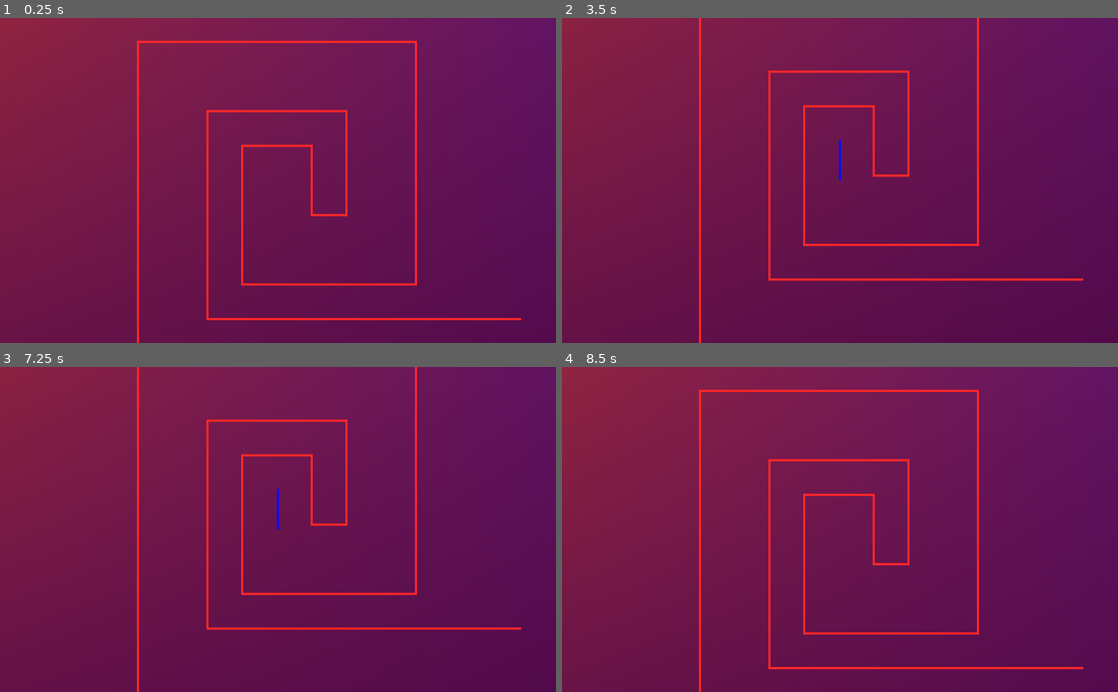
Above: before the commit, frames 1-4 (two rows, left to right).
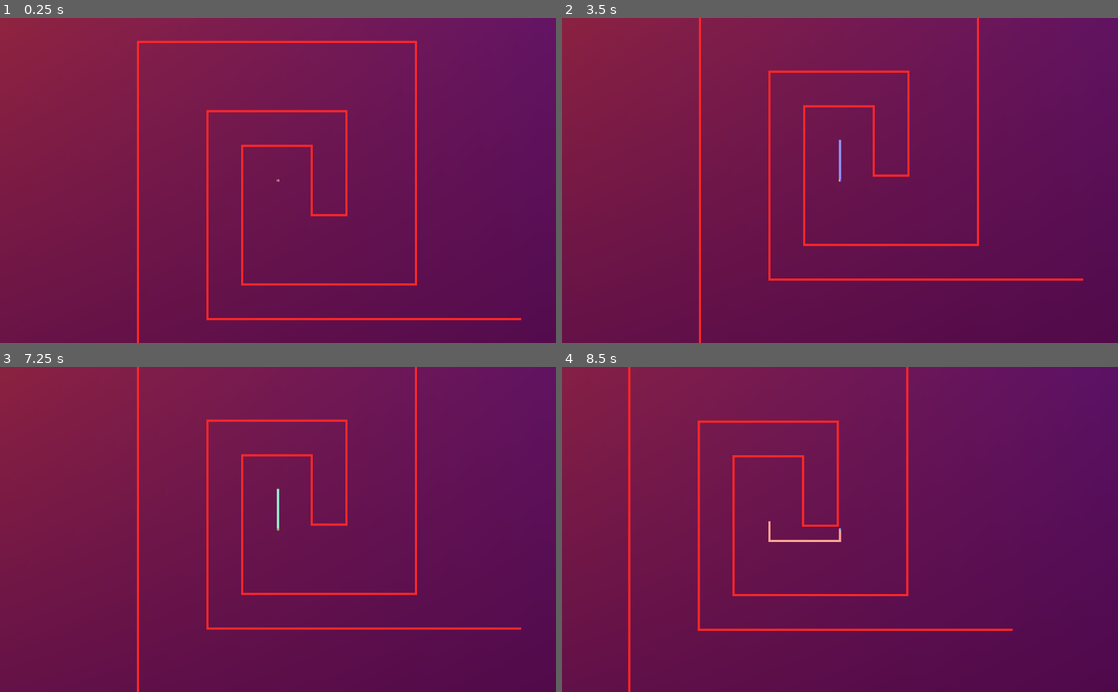
Above: after the commit, the same moments.

Repository: linkwin/Splat
Game: Godot game, scene res://Core/Levels/LevelScenes/Level5.tscn
Same seed, same stepped clock (60 frames per second), same inputs: the game is played once before the commit and once after it. Before the commit the project has no main scene; this scene is started directly in both runs.
Inputs (mouse positions are in pixels of both pictures, inside the frame that each line leads up to):
- Up to frame 1 (0.25 s): no input
- Up to frame 2 (3.5 s): tap Enter at 0.5 s; move the mouse to (962, 164) at 0.52 s; hold Right (gravity_right) 0.53-1.28 s; tap Space (space) every 0.75 s from 0.6 to 2.85 s; move the mouse to (728, 196) at 1.27 s; hold Down (gravity_down) 1.28-2.03 s; move the mouse to (895, 109) at 2.02 s; hold Right (gravity_right) 2.03-2.78 s; move the mouse to (812, 245) at 2.77 s; hold Up (gravity_up) from 2.78 s (still down)
- Up to frame 3 (7.25 s): move the mouse to (444, 578) at 3.52 s; release Up (gravity_up) at 3.53 s; hold Left (gravity_left) 3.53-5.03 s; tap Space (space) at 3.6, 4.25, 4.35, 5.1, 5.85, 6.6 s; move the mouse to (111, 480) at 4.27 s; tap Enter at 5 s; move the mouse to (305, 529) at 5.02 s; hold Down (gravity_down) 5.03-5.78 s; move the mouse to (194, 448) at 5.77 s; hold Right (gravity_right) 5.78-6.53 s; move the mouse to (400, 513) at 6.52 s; hold Up (gravity_up) from 6.53 s (still down)
- Up to frame 4 (8.5 s): move the mouse to (728, 545) at 7.27 s; release Up (gravity_up) at 7.28 s; hold Right (gravity_right) 7.28-8.03 s; tap Space (space) at 7.35, 8.1 s; move the mouse to (895, 458) at 8.02 s; hold Down (gravity_down) from 8.03 s (still down)

The runs differ from the first frame. In frame 1, less than 0.1% of the frame differs, in the area x 49-51%, y 49-51%; in frame 2, less than 0.1%; in frame 3, less than 0.1%; in frame 4, 5.0%, in the area x 11-94%, y 0-100%.

Commit message:
More visuals polish and UI

Diff:
--- a/Core/Levels/Common/level.gd
+++ b/Core/Levels/Common/level.gd
@@ -1,6 +1,8 @@
 extends Node2D
 
 signal level_completed
+
+var save = preload("res://Resource/default_save.tres")
 
 onready var level_start_time = OS.get_ticks_msec()
 var level_end_time
@@ -10,7 +12,7 @@
 	if "player" in body.name:
 		level_end_time = OS.get_ticks_msec()
 		body.gravity_dir = Vector2.ZERO
-		body.set_process(false)
+		body.set_process(false) #why not working?
 		var completion_time = (level_end_time - level_start_time) / 1000
 		var minutes = str(completion_time / 60)
 		var seconds = str(completion_time % 60)
@@ -23,7 +25,7 @@
 		$UI/LevelCompleteUI.show()
 
 func _on_QuitButton_pressed():
-	pass # Replace with function body.
+	get_tree().change_scene("res://Scenes/TitleScreen.tscn")
 
 func _on_ReplayButton_pressed():
 	get_tree().change_scene("res://Core/Levels/LevelScenes/" + name + ".tscn")
@@ -33,5 +35,7 @@
 	regex.compile("\\d+")
 	var level_num = regex.search(name)
 	print(level_num.get_string())
-	get_tree().change_scene("res://Core/Levels/LevelScenes/Level" + str((int(level_num.get_string()) + 1)) + ".tscn")
+	var next_level = "Level" + str((int(level_num.get_string()) + 1))
+	get_tree().change_scene("res://Core/Levels/LevelScenes/" + next_level + ".tscn")
 	emit_signal("level_completed")
+	save.level_complete(name, next_level)
--- a/Core/Levels/LevelScenes/Level5.tscn
+++ b/Core/Levels/LevelScenes/Level5.tscn
@@ -173,4 +173,4 @@
 [node name="FinishArea" parent="." index="1"]
 position = Vector2( 412, 305 )
 
-[editable path="CanvasLayer/LevelCompleteUI"]
+[editable path="UI/LevelCompleteUI"]
--- a/Core/Levels/LevelScenes/Level6.tscn
+++ b/Core/Levels/LevelScenes/Level6.tscn
@@ -177,4 +177,4 @@
 [node name="player1" parent="." index="2"]
 position = Vector2( 421, -20 )
 
-[editable path="CanvasLayer/LevelCompleteUI"]
+[editable path="UI/LevelCompleteUI"]
--- a/Core/Levels/LevelScenes/Level7.tscn
+++ b/Core/Levels/LevelScenes/Level7.tscn
@@ -178,4 +178,4 @@
 [node name="player1" parent="." index="2"]
 position = Vector2( -435, -120 )
 
-[editable path="CanvasLayer/LevelCompleteUI"]
+[editable path="UI/LevelCompleteUI"]
--- /dev/null
+++ b/GUI/LevelButton.tscn
@@ -0,0 +1,33 @@
+[gd_scene load_steps=7 format=2]
+
+[ext_resource path="res://Assets/Shaders/RainbowMAT.tres" type="Material" id=1]
+[ext_resource path="res://Assets/Shaders/RainbowSHADER.tres" type="Shader" id=2]
+[ext_resource path="res://Assets/Fonts/CubicCoreMono.ttf" type="DynamicFontData" id=3]
+
+[sub_resource type="ShaderMaterial" id=1]
+shader = ExtResource( 2 )
+shader_param/strength = 0.851
+shader_param/speed = 0.856
+shader_param/angle = 293.359
+
+[sub_resource type="DynamicFont" id=2]
+size = 34
+font_data = ExtResource( 3 )
+
+[sub_resource type="Theme" id=3]
+default_font = SubResource( 2 )
+
+[node name="LevelButton" type="TextureButton"]
+material = ExtResource( 1 )
+margin_right = 50.0
+margin_bottom = 25.0
+rect_min_size = Vector2( 50, 35 )
+
+[node name="LevelNumber" type="Label" parent="."]
+material = SubResource( 1 )
+margin_right = 50.0
+margin_bottom = 35.0
+rect_min_size = Vector2( 50, 25 )
+theme = SubResource( 3 )
+text = "1"
+align = 1
--- a/GUI/LevelCompleteUI.tscn
+++ b/GUI/LevelCompleteUI.tscn
@@ -1,6 +1,6 @@
 [gd_scene load_steps=6 format=2]
 
-[ext_resource path="res://Assets/Icons/White/1x/power.png" type="Texture" id=1]
+[ext_resource path="res://Assets/Icons/White/1x/home.png" type="Texture" id=1]
 [ext_resource path="res://Assets/Shaders/RainbowMAT.tres" type="Material" id=2]
 [ext_resource path="res://Assets/Icons/White/1x/return.png" type="Texture" id=3]
 [ext_resource path="res://Assets/Icons/White/1x/next.png" type="Texture" id=4]
--- /dev/null
+++ b/GUI/MenuButton.tscn
@@ -0,0 +1,76 @@
+[gd_scene load_steps=5 format=2]
+
+[ext_resource path="res://GUI/CubicCoreFont.tres" type="Theme" id=2]
+
+[sub_resource type="GDScript" id=3]
+script/source = "extends TextureButton
+
+
+
+
+func _on_MenuButton_mouse_entered():
+	$Label.material.set_shader_param(\"strength\", 1)
+
+
+func _on_MenuButton_mouse_exited():
+	$Label.material.set_shader_param(\"strength\", 0)
+"
+
+[sub_resource type="Shader" id=1]
+code = "// HSV to RBG from https://www.rapidtables.com/convert/color/hsv-to-rgb.html
+// Rotation matrix from https://en.wikipedia.org/wiki/Rotation_matrix
+
+shader_type canvas_item;
+
+const float PI = 3.1415926535;
+
+uniform float strength: hint_range(0., 1.) = 0.5;
+uniform float speed: hint_range(0., 10.) = 0.5;
+uniform float angle: hint_range(0., 360.) = 0.;
+
+void fragment() {
+	float hue = UV.x * cos(radians(angle)) - UV.y * sin(radians(angle));
+	hue = fract(hue + fract(TIME  * speed));
+	float x = 1. - abs(mod(hue / (1./ 6.), 2.) - 1.);
+	vec3 rainbow;
+	if(hue < 1./6.){
+		rainbow = vec3(1., x, 0.);
+	} else if (hue < 1./3.) {
+		rainbow = vec3(x, 1., 0);
+	} else if (hue < 0.5) {
+		rainbow = vec3(0, 1., x);
+	} else if (hue < 2./3.) {
+		rainbow = vec3(0., x, 1.);
+	} else if (hue < 5./6.) {
+		rainbow = vec3(x, 0., 1.);
+	} else {
+		rainbow = vec3(1., 0., x);
+	}
+	vec4 color = texture(TEXTURE, UV);
+	COLOR = mix(color, vec4(rainbow, color.a), strength);
+}"
+
+[sub_resource type="ShaderMaterial" id=2]
+resource_local_to_scene = true
+shader = SubResource( 1 )
+shader_param/strength = 0.0
+shader_param/speed = 0.474
+shader_param/angle = 90.0
+
+[node name="MenuButton" type="TextureButton"]
+margin_right = 328.0
+margin_bottom = 50.0
+rect_min_size = Vector2( 300, 50 )
+script = SubResource( 3 )
+
+[node name="Label" type="Label" parent="."]
+material = SubResource( 2 )
+margin_right = 333.0
+margin_bottom = 58.0
+rect_min_size = Vector2( 150, 50 )
+theme = ExtResource( 2 )
+text = "Continue"
+valign = 1
+
+[connection signal="mouse_entered" from="." to="." method="_on_MenuButton_mouse_entered"]
+[connection signal="mouse_exited" from="." to="." method="_on_MenuButton_mouse_exited"]
--- /dev/null
+++ b/GUI/generate_level_select.gd
@@ -0,0 +1,12 @@
+extends GridContainer
+
+var level_button_scene = preload("res://GUI/LevelButton.tscn")
+
+func _ready():
+	var levels = FuncLib.get_files_in_dir("res://Core/Levels/LevelScenes/")
+	var i = 1
+	for level in levels:
+		var level_button = level_button_scene.instance()
+		level_button.get_node("LevelNumber").text = str(i)
+		add_child(level_button)
+		i += 1
--- /dev/null
+++ b/GUI/menu_button.gd
@@ -0,0 +1,11 @@
+extends TextureButton
+
+
+
+
+func _on_MenuButton_mouse_entered():
+	$Label.material.set_shader_param("strength", 1)
+
+
+func _on_MenuButton_mouse_exited():
+	$Label.material.set_shader_param("strength", 0)
--- /dev/null
+++ b/GUI/title_screen.gd
@@ -0,0 +1,19 @@
+extends Node2D
+
+export(Resource) var save = preload("res://Resource/default_save.tres")
+
+func _on_NewGame_pressed():
+	save.wipe_save()
+	get_tree().change_scene("res://Core/Levels/LevelScenes/Level1.tscn")
+
+func _on_Continue_pressed():
+	get_tree().change_scene("res://Core/Levels/LevelScenes/" + save.last_level + ".tscn")
+
+func _on_LevelSelect_pressed():
+	$UI/LevelSelect.visible = not $UI/LevelSelect.visible
+
+func _on_Quit_pressed():
+	get_tree().quit()
+
+func _on_UnlockAll_pressed():
+	save.unlock_all_levels()
--- /dev/null
+++ b/Resource/default_save.tres
@@ -0,0 +1,8 @@
+[gd_resource type="Resource" load_steps=2 format=2]
+
+[ext_resource path="res://Resource/save_game.gd" type="Script" id=1]
+
+[resource]
+script = ExtResource( 1 )
+levels_completed = [  ]
+last_level = "Level1"
--- /dev/null
+++ b/Resource/save_game.gd
@@ -0,0 +1,22 @@
+extends Resource
+class_name SaveGame
+
+export var levels_completed = []
+
+export var last_level = "Level1"
+
+func wipe_save():
+	levels_completed = []
+	last_level = "Level1"
+	ResourceSaver.save("res://Resource/default_save.tres", self)
+
+func unlock_all_levels():
+	var levels = FuncLib.get_files_in_dir("res://Core/Levels/LevelScenes/")
+	for level in levels:
+		levels_completed.append(level.split(".")[0])
+	ResourceSaver.save("res://Resource/default_save.tres", self)
+
+func level_complete(level, next_level):
+	last_level = next_level
+	levels_completed.append(level)
+	ResourceSaver.save("res://Resource/default_save.tres", self)
--- a/Scenes/Player.tscn
+++ b/Scenes/Player.tscn
@@ -1,9 +1,52 @@
-[gd_scene load_steps=4 format=2]
+[gd_scene load_steps=8 format=2]
 
 [ext_resource path="res://Scenes/player.gd" type="Script" id=1]
 [ext_resource path="res://Scripts/trail.gd" type="Script" id=2]
+[ext_resource path="res://Assets/Shaders/RainbowMAT.tres" type="Material" id=3]
+[ext_resource path="res://Assets/player_dot.png" type="Texture" id=4]
 
-[sub_resource type="CircleShape2D" id=1]
+[sub_resource type="RectangleShape2D" id=1]
+extents = Vector2( 2, 2 )
+
+[sub_resource type="Shader" id=2]
+code = "// HSV to RBG from https://www.rapidtables.com/convert/color/hsv-to-rgb.html
+// Rotation matrix from https://en.wikipedia.org/wiki/Rotation_matrix
+
+shader_type canvas_item;
+
+const float PI = 3.1415926535;
+
+uniform float strength: hint_range(0., 1.) = 0.5;
+uniform float speed: hint_range(0., 10.) = 0.5;
+uniform float angle: hint_range(0., 360.) = 0.;
+
+void fragment() {
+	float hue = UV.x * cos(radians(angle)) - UV.y * sin(radians(angle));
+	hue = fract(hue + fract(TIME  * speed));
+	float x = 1. - abs(mod(hue / (1./ 6.), 2.) - 1.);
+	vec3 rainbow;
+	if(hue < 1./6.){
+		rainbow = vec3(1., x, 0.);
+	} else if (hue < 1./3.) {
+		rainbow = vec3(x, 1., 0);
+	} else if (hue < 0.5) {
+		rainbow = vec3(0, 1., x);
+	} else if (hue < 2./3.) {
+		rainbow = vec3(0., x, 1.);
+	} else if (hue < 5./6.) {
+		rainbow = vec3(x, 0., 1.);
+	} else {
+		rainbow = vec3(1., 0., x);
+	}
+	vec4 color = texture(TEXTURE, UV);
+	COLOR = mix(color, vec4(rainbow, color.a), strength);
+}"
+
+[sub_resource type="ShaderMaterial" id=3]
+shader = SubResource( 2 )
+shader_param/strength = 0.674
+shader_param/speed = 1.166
+shader_param/angle = 0.0
 
 [node name="player1" type="KinematicBody2D"]
 position = Vector2( -137, -25 )
@@ -22,7 +65,12 @@
 
 [node name="Line2D" type="Line2D" parent="."]
 show_behind_parent = true
+material = ExtResource( 3 )
 width = 4.0
 default_color = Color( 0.0313726, 0.0470588, 0.976471, 1 )
 script = ExtResource( 2 )
 length = 80
+
+[node name="PlayerDot" type="Sprite" parent="."]
+material = SubResource( 3 )
+texture = ExtResource( 4 )
--- /dev/null
+++ b/Scenes/TitleScreen.tscn
@@ -0,0 +1,140 @@
+[gd_scene load_steps=11 format=2]
+
+[ext_resource path="res://Assets/Background.png" type="Texture" id=1]
+[ext_resource path="res://GUI/generate_level_select.gd" type="Script" id=2]
+[ext_resource path="res://GUI/MenuButton.tscn" type="PackedScene" id=3]
+[ext_resource path="res://GUI/title_screen.gd" type="Script" id=4]
+[ext_resource path="res://Assets/Shaders/RainbowMAT.tres" type="Material" id=5]
+[ext_resource path="res://Assets/Fonts/CubicCoreMono.ttf" type="DynamicFontData" id=6]
+
+[sub_resource type="DynamicFont" id=5]
+size = 179
+font_data = ExtResource( 6 )
+
+[sub_resource type="Theme" id=6]
+default_font = SubResource( 5 )
+
+[sub_resource type="Shader" id=3]
+code = "shader_type canvas_item;
+
+uniform vec4 topleft:hint_color;
+uniform vec4 topright:hint_color;
+uniform vec4 bottomleft:hint_color;
+uniform vec4 bottomright:hint_color;
+
+void fragment() {
+	vec2 uv_corner = vec3(UV, 0.0).xy;
+	vec4 top = mix(topleft, topright, uv_corner.x);
+	vec4 bottom = mix(bottomleft, bottomright, uv_corner.x);
+	COLOR =  mix(top, bottom, uv_corner.y);
+}"
+
+[sub_resource type="ShaderMaterial" id=4]
+shader = SubResource( 3 )
+shader_param/topleft = Color( 0.721569, 0.2, 0.2, 1 )
+shader_param/topright = Color( 0.121569, 0.00784314, 0.756863, 1 )
+shader_param/bottomleft = Color( 0.290196, 0.027451, 0.305882, 1 )
+shader_param/bottomright = Color( 0.262745, 0, 0.14902, 1 )
+
+[node name="Title" type="Node2D"]
+script = ExtResource( 4 )
+
+[node name="UI" type="CanvasLayer" parent="."]
+
+[node name="Label" type="Label" parent="UI"]
+material = ExtResource( 5 )
+anchor_left = 0.5
+anchor_right = 0.5
+margin_left = -310.5
+margin_right = 310.5
+margin_bottom = 180.0
+theme = SubResource( 6 )
+text = "Immazable"
+align = 1
+valign = 2
+
+[node name="TitleScreen" type="Control" parent="UI"]
+anchor_top = 0.5
+anchor_bottom = 0.5
+margin_top = -29.0
+margin_right = 404.0
+margin_bottom = 166.0
+
+[node name="VBoxContainer" type="VBoxContainer" parent="UI/TitleScreen"]
+margin_left = 69.0
+margin_top = -35.0
+margin_right = 177.0
+margin_bottom = 278.0
+
+[node name="NewGame" parent="UI/TitleScreen/VBoxContainer" instance=ExtResource( 3 )]
+margin_right = 300.0
+
+[node name="Label" parent="UI/TitleScreen/VBoxContainer/NewGame" index="0"]
+text = "New Game"
+
+[node name="Continue" parent="UI/TitleScreen/VBoxContainer" instance=ExtResource( 3 )]
+margin_top = 54.0
+margin_right = 300.0
+margin_bottom = 104.0
+
+[node name="LevelSelect" parent="UI/TitleScreen/VBoxContainer" instance=ExtResource( 3 )]
+margin_top = 108.0
+margin_right = 300.0
+margin_bottom = 158.0
+
+[node name="Label" parent="UI/TitleScreen/VBoxContainer/LevelSelect" index="0"]
+text = "Level Select"
+
+[node name="Quit" parent="UI/TitleScreen/VBoxContainer" instance=ExtResource( 3 )]
+margin_top = 162.0
+margin_right = 300.0
+margin_bottom = 212.0
+
+[node name="Label" parent="UI/TitleScreen/VBoxContainer/Quit" index="0"]
+text = "Quit"
+
+[node name="UnlockAll" parent="UI/TitleScreen/VBoxContainer" instance=ExtResource( 3 )]
+margin_top = 216.0
+margin_right = 300.0
+margin_bottom = 266.0
+
+[node name="Label" parent="UI/TitleScreen/VBoxContainer/UnlockAll" index="0"]
+text = "Unlock All Levels"
+
+[node name="LevelSelect" type="Control" parent="UI"]
+anchor_left = 1.0
+anchor_top = 1.0
+anchor_right = 1.0
+anchor_bottom = 1.0
+margin_left = -623.0
+margin_top = -416.0
+rect_min_size = Vector2( 600, 400 )
+
+[node name="GridContainer" type="GridContainer" parent="UI/LevelSelect"]
+anchor_left = 1.0
+anchor_top = 1.0
+anchor_right = 1.0
+anchor_bottom = 1.0
+margin_left = -600.0
+margin_top = -400.0
+rect_min_size = Vector2( 600, 400 )
+columns = 10
+script = ExtResource( 2 )
+
+[node name="Background" type="Sprite" parent="."]
+material = SubResource( 4 )
+position = Vector2( 513, 300.5 )
+scale = Vector2( 1.90926, 1.14156 )
+z_index = -20
+texture = ExtResource( 1 )
+
+[connection signal="pressed" from="UI/TitleScreen/VBoxContainer/NewGame" to="." method="_on_NewGame_pressed"]
+[connection signal="pressed" from="UI/TitleScreen/VBoxContainer/Continue" to="." method="_on_Continue_pressed"]
+[connection signal="pressed" from="UI/TitleScreen/VBoxContainer/LevelSelect" to="." method="_on_LevelSelect_pressed"]
+[connection signal="pressed" from="UI/TitleScreen/VBoxContainer/Quit" to="." method="_on_Quit_pressed"]
+[connection signal="pressed" from="UI/TitleScreen/VBoxContainer/UnlockAll" to="." method="_on_UnlockAll_pressed"]
+
+[editable path="UI/TitleScreen/VBoxContainer/NewGame"]
+[editable path="UI/TitleScreen/VBoxContainer/LevelSelect"]
+[editable path="UI/TitleScreen/VBoxContainer/Quit"]
+[editable path="UI/TitleScreen/VBoxContainer/UnlockAll"]
--- /dev/null
+++ b/Scripts/func_lib.gd
@@ -0,0 +1,15 @@
+extends Node
+
+func get_files_in_dir(path):
+	var files = []
+	var dir = Directory.new()
+	if dir.open(path) == OK:
+		dir.list_dir_begin()
+		var file_name = dir.get_next()
+		while file_name != "":
+			if !dir.current_is_dir():
+				files.append(file_name)
+			file_name = dir.get_next()
+	else:
+		print("An error occurred when trying to access the path.")
+	return files
--- a/project.godot
+++ b/project.godot
@@ -8,10 +8,25 @@
 
 config_version=4
 
+_global_script_classes=[ {
+"base": "Resource",
+"class": "SaveGame",
+"language": "GDScript",
+"path": "res://Resource/save_game.gd"
+} ]
+_global_script_class_icons={
+"SaveGame": ""
+}
+
 [application]
 
 config/name="Splat"
+run/main_scene="res://Scenes/TitleScreen.tscn"
 config/icon="res://icon.png"
+
+[autoload]
+
+FuncLib="*res://Scripts/func_lib.gd"
 
 [gui]
 
Binary file added: Assets/player_dot.png
Not shown, added: Assets/player_dot.png.import
Not shown: 2 places in Core/Levels/Common/LevelBase.tscn that only renumber resources
